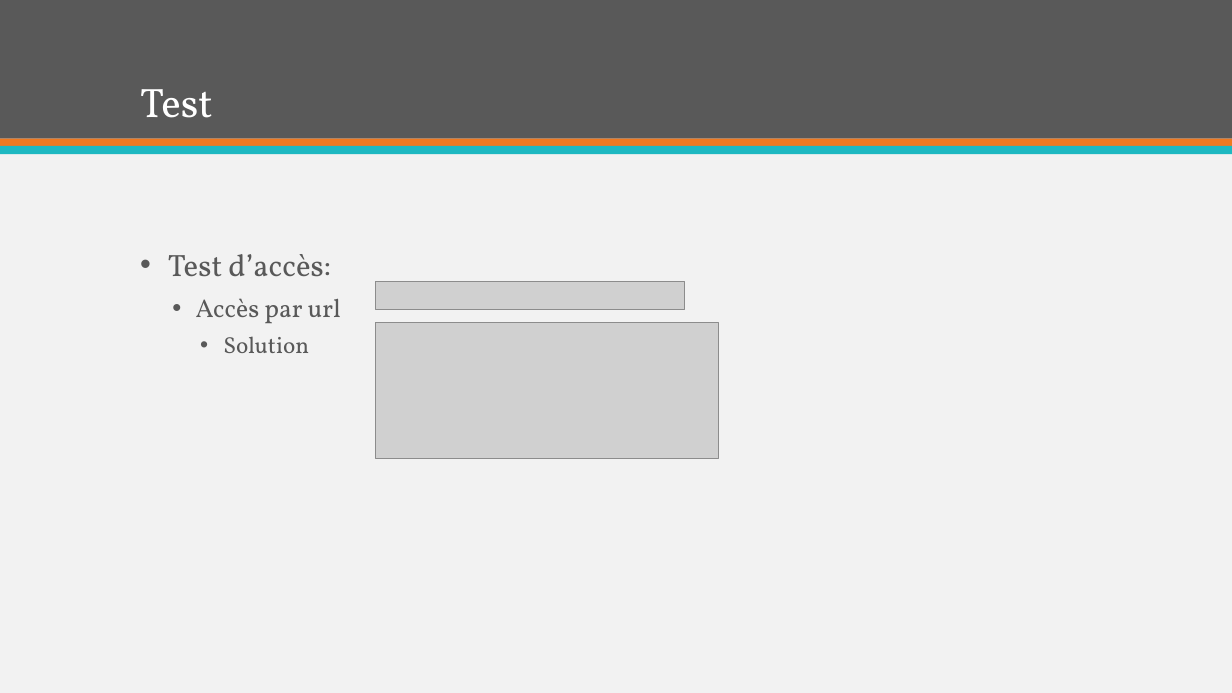
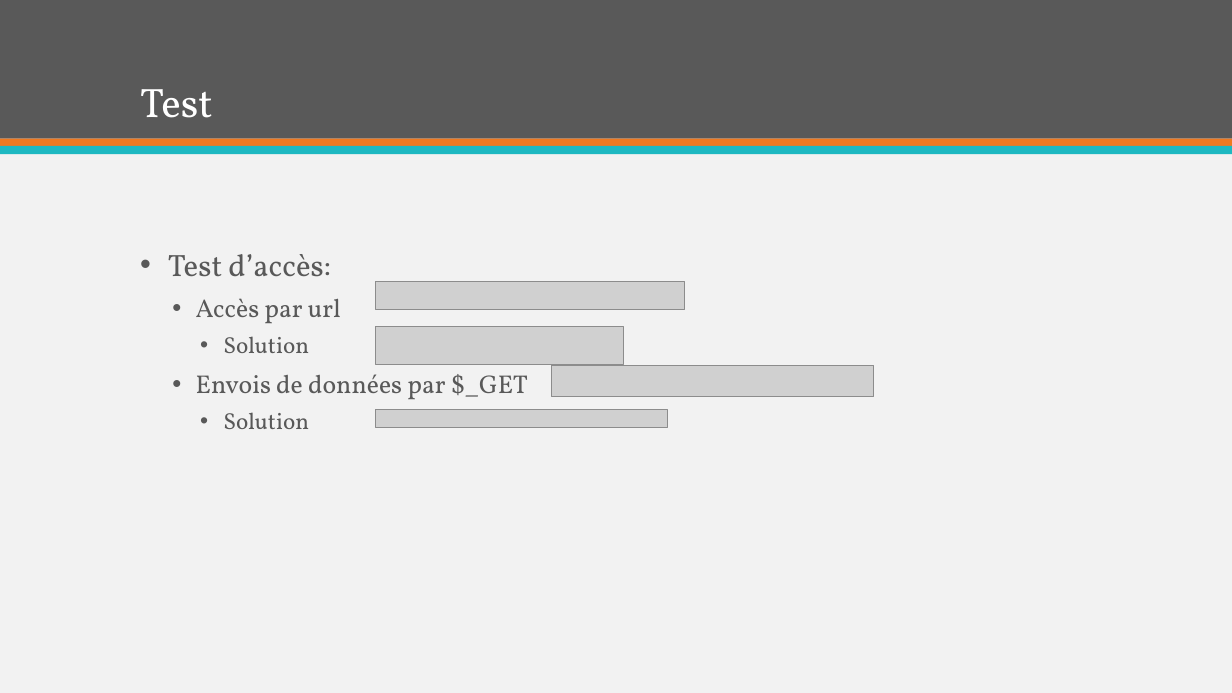
Before and after one commit to Benoris/TPI, a slide deck: slide 11 of Documentation/Orale/Présentation Furnigo.pptx. Drawn at 1232x693 pixels with LibreOffice and Linux fonts; fonts in the diff are those of the drawing; grey boxes stand for pictures. Boxes give left, top, right and bottom in pixels: in the first picture for what was removed or moved away, otherwise in the second. Text is boxed around its words. In the diff, an @@ line names an element or a change of style, - is before the commit and + after.

```diff
--- a/Documentation/Orale/Présentation Furnigo.pptx
+++ b/Documentation/Orale/Présentation Furnigo.pptx
@@ picture removed at box(376, 323, 719, 458) @@
@@ picture added at box(376, 327, 624, 365) @@
@@ text at box(196, 374, 528, 429): paragraphs added @@
+  • Envois de données par $_GET
+    • Solution
@@ picture added at box(552, 365, 874, 396) @@
@@ picture added at box(376, 410, 668, 428) @@
```
Also in this commit, not shown: 3 other slides changed, 2 other files.
